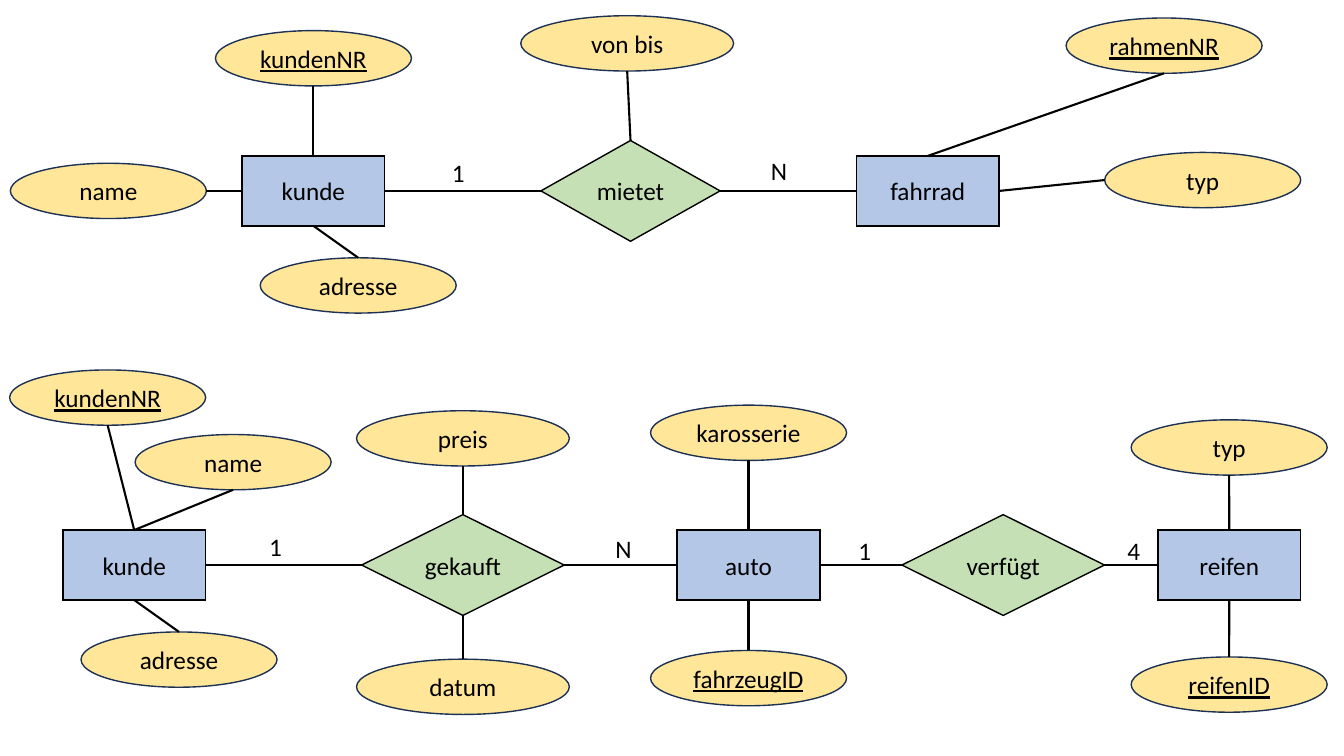
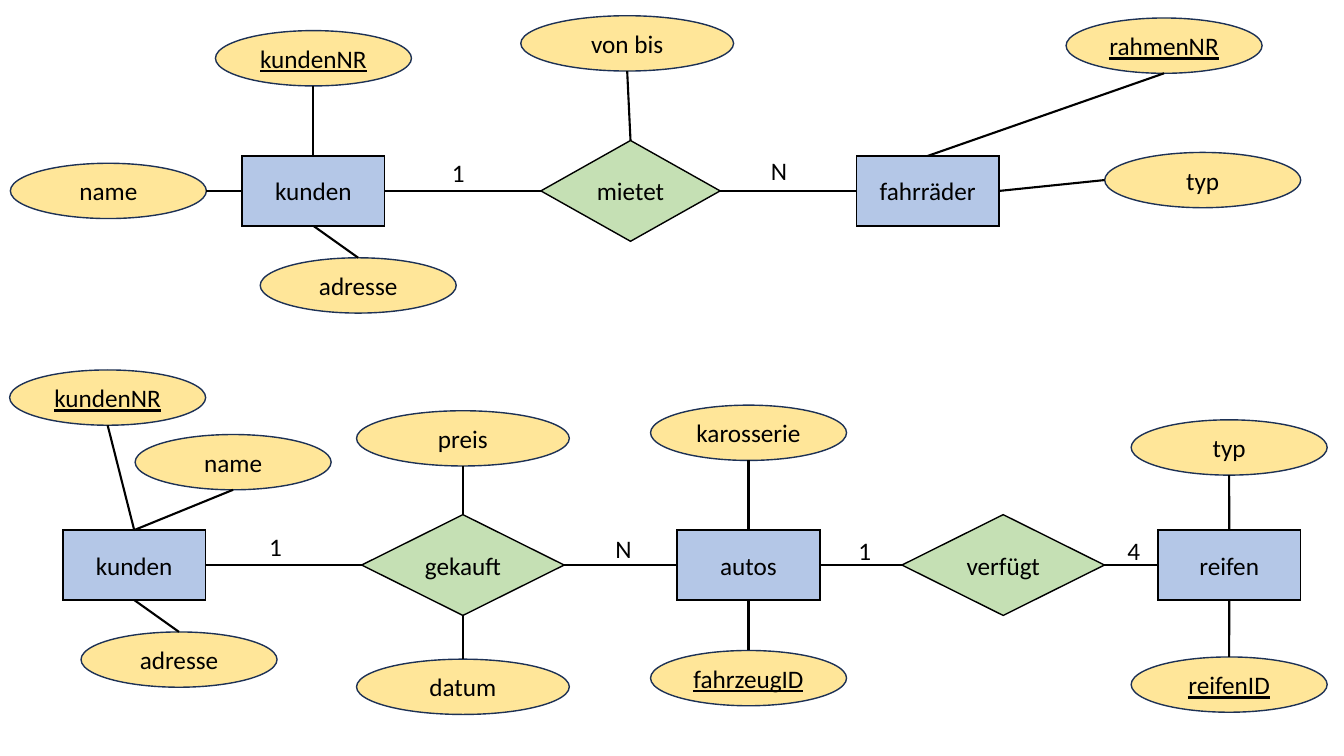
Before and after one commit to hoerm007/DatenbankenSkript_KaufmBK_BW, a slide deck: slide 5 of pics/ERMs.pptx. Drawn at 1344x756 pixels with LibreOffice and Linux fonts; fonts in the diff are those of the drawing. Boxes give left, top, right and bottom in pixels: in the first picture for what was removed or moved away, otherwise in the second. Text is boxed around its words. In the diff, an @@ line names an element or a change of style, - is before the commit and + after.

```diff
--- a/pics/ERMs.pptx
+++ b/pics/ERMs.pptx
@@ text in rectangle at (275,182,352,200): text changed @@
-kunde
+kunden
@@ text in rectangle at (880,182,976,200): text changed @@
-fahrrad
+fahrräder
@@ text in rectangle at (96,557,173,575): text changed @@
-kunde
+kunden
@@ text in rectangle at (720,559,777,575): text changed @@
-auto
+autos
```
Also in this commit, not shown: 6 other slides changed, 1 slide added, 38 other files.
